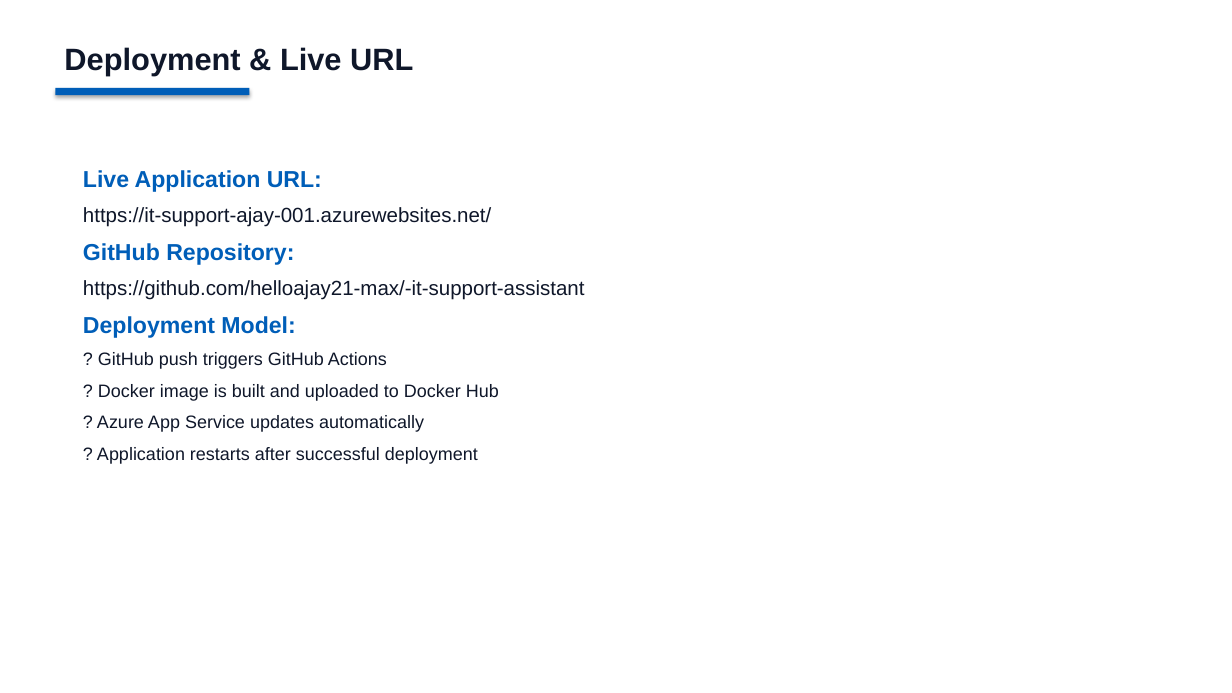
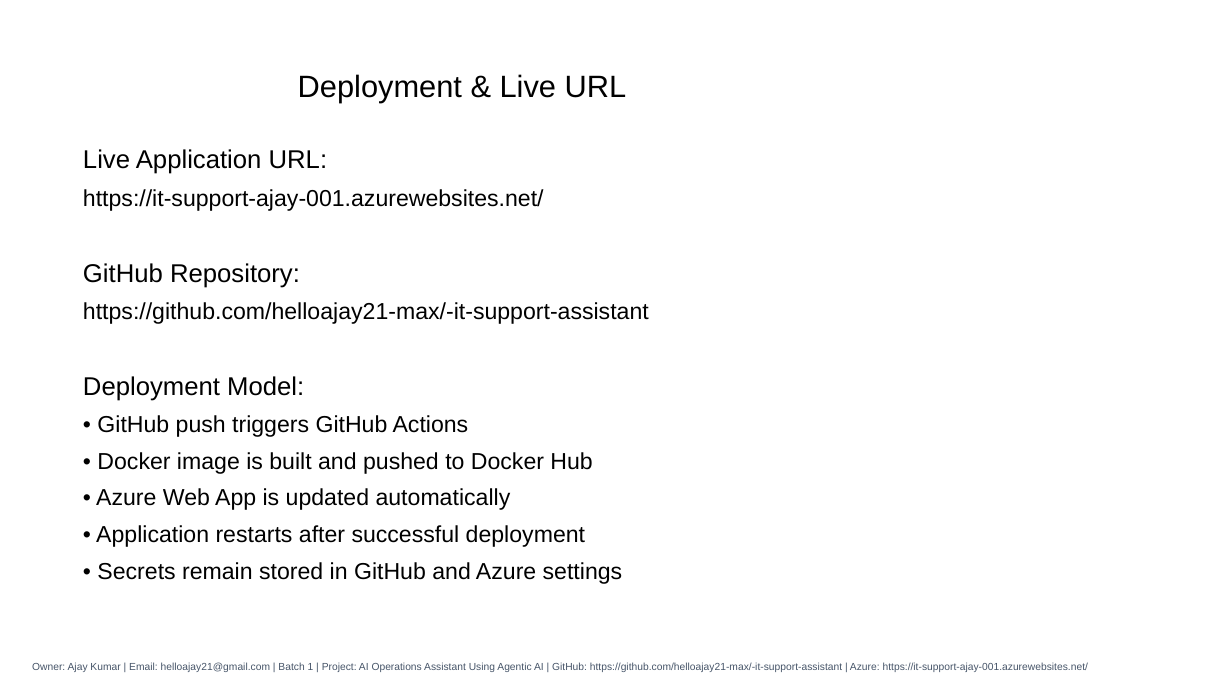
Before and after one commit to helloajay21-max/-it-support-assistant, a slide deck: slide 6 of AI_Operations_Assistant_Presentation.pptx. Drawn at 1232x693 pixels with LibreOffice and Linux fonts; fonts in the diff are those of the drawing. Boxes give left, top, right and bottom in pixels: in the first picture for what was removed or moved away, otherwise in the second. Text is boxed around its words. In the diff, an @@ line names an element or a change of style, - is before the commit and + after.

```diff
--- a/AI_Operations_Assistant_Presentation.pptx
+++ b/AI_Operations_Assistant_Presentation.pptx
@@ title "Deployment & Live URL": place and size @@
-title "Deployment & Live URL" at box(64, 47, 413, 76)
+title "Deployment & Live URL" at box(298, 74, 627, 103)
@@ title "Deployment & Live URL" at box(298, 74, 627, 103): text colour #0F172A to #000000, bold off; alignment left to centre; vertical alignment top to middle @@
@@ rectangle removed at box(55, 88, 250, 95) @@
@@ text "Live Application URL:": place and size @@
-text "Live Application URL:" at box(83, 170, 585, 464)
+text "Live Application URL:" at box(83, 149, 649, 584)
@@ text at box(83, 149, 649, 401): size 18 to 20 pt, text colour #005EB8 to #000000, bold off in "Live Application URL:", "GitHub Repository:", "Deployment Model:"; size 16 to 18 pt, text colour #0F172A to #000000 in "https://it-support-ajay-001.azurewebsites.net/", "https://github.com/helloajay21-max/-it-support-assistant"; line spacing 1.1 to 1; more space between paragraphs @@
@@ text at box(96, 415, 623, 584): text changed; size 14 to 18 pt; text colour #0F172A to #000000 @@
-? GitHub push triggers GitHub Actions
-? Docker image is built and uploaded to Docker Hub
-? Azure App Service updates automatically
-? Application restarts after successful deployment
+• GitHub push triggers GitHub Actions
+• Docker image is built and pushed to Docker Hub
+• Azure Web App is updated automatically
+• Application restarts after successful deployment
+• Secrets remain stored in GitHub and Azure settings
@@ text added at box(32, 663, 1088, 672), 8 pt, text #475569 @@
+Owner: Ajay Kumar | Email: helloajay21@gmail.com | Batch 1 | Project: AI Operations Assistant Using Agentic AI | GitHub: https://github.com/helloajay21-max/-it-support-assistant | Azure: https://it-support-ajay-001.azurewebsites.net/
```
Also in this commit, not shown: 2 other slides changed, 4 slides added, 4 slides removed.
